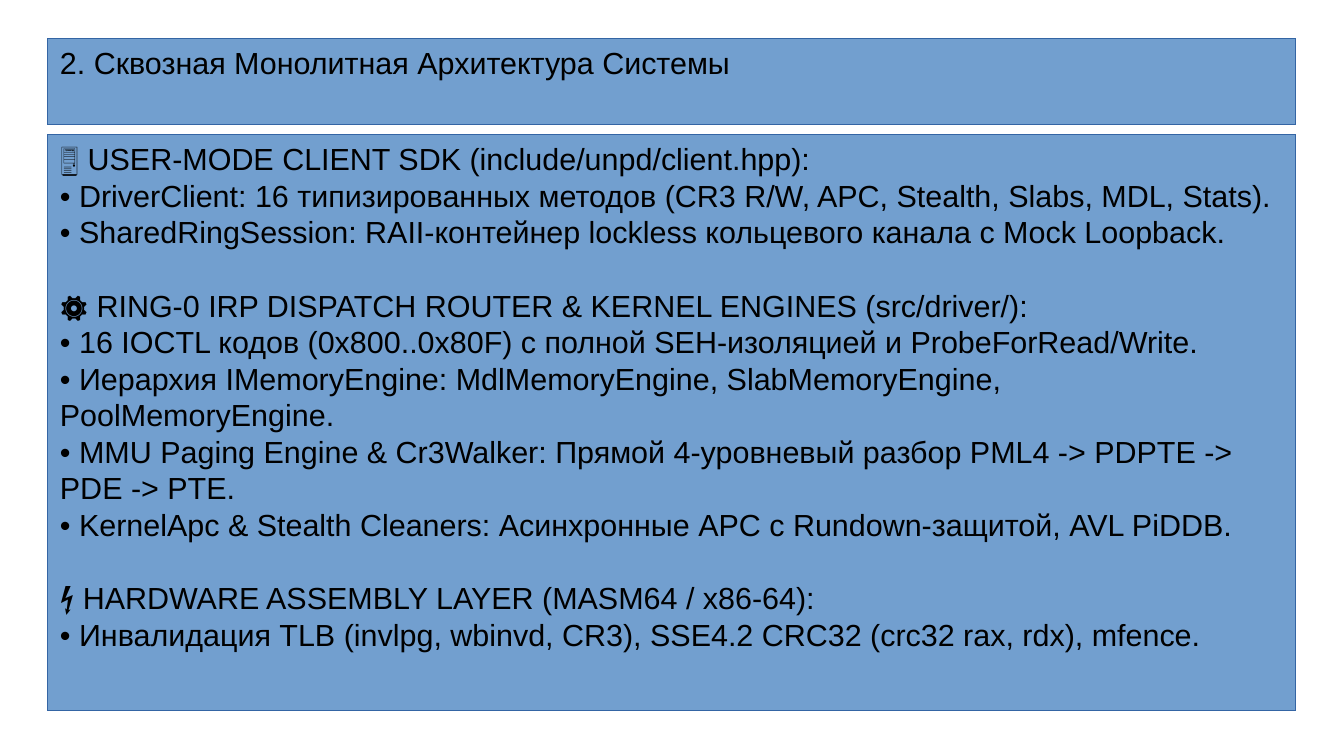
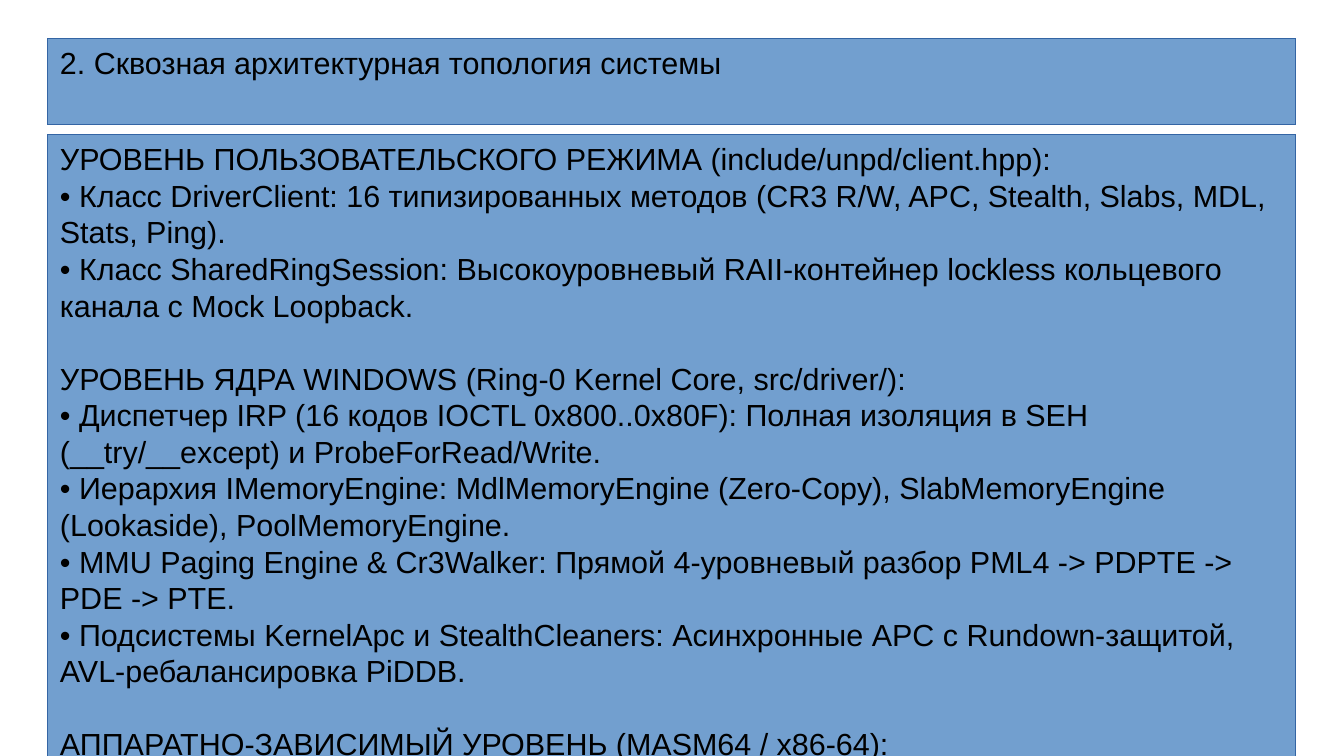
Before and after one commit to LucPrusPPi/unsolicited-non-paged-driver, a slide deck: slide 3 of docs/presentation/unpd_defense_presentation.odp. Drawn at 1344x756 pixels with LibreOffice and Linux fonts; fonts in the diff are those of the drawing. Boxes give left, top, right and bottom in pixels: in the first picture for what was removed or moved away, otherwise in the second. Text is boxed around its words. In the diff, an @@ line names an element or a change of style, - is before the commit and + after.

```diff
--- a/docs/presentation/unpd_defense_presentation.odp
+++ b/docs/presentation/unpd_defense_presentation.odp
@@ text in rectangle at [60,52,721,80]: text changed @@
-2. Сквозная Монолитная Архитектура Системы
+2. Сквозная архитектурная топология системы
@@ rectangle "УРОВЕНЬ ПОЛЬЗОВАТЕЛЬСКОГО РЕЖИМА (include/unpd/client.hpp):": place and size @@
-rectangle "УРОВЕНЬ ПОЛЬЗОВАТЕЛЬСКОГО РЕЖИМА (include/unpd/client.hpp):" at [48,134,1296,710]
+rectangle "УРОВЕНЬ ПОЛЬЗОВАТЕЛЬСКОГО РЕЖИМА (include/unpd/client.hpp):" at [48,134,1296,756]
@@ text in rectangle at [60,148,1266,542]: text changed @@
-🖥️ USER-MODE CLIENT SDK (include/unpd/client.hpp):
-• DriverClient: 16 типизированных методов (CR3 R/W, APC, Stealth, Slabs, MDL, Stats).
-• SharedRingSession: RAII-контейнер lockless кольцевого канала с Mock Loopback.
-⚙️ RING-0 IRP DISPATCH ROUTER & KERNEL ENGINES (src/driver/):
-• 16 IOCTL кодов (0x800..0x80F) с полной SEH-изоляцией и ProbeForRead/Write.
-• Иерархия IMemoryEngine: MdlMemoryEngine, SlabMemoryEngine, PoolMemoryEngine.
+УРОВЕНЬ ПОЛЬЗОВАТЕЛЬСКОГО РЕЖИМА (include/unpd/client.hpp):
+• Класс DriverClient: 16 типизированных методов (CR3 R/W, APC, Stealth, Slabs, MDL, Stats, Ping).
+• Класс SharedRingSession: Высокоуровневый RAII-контейнер lockless кольцевого канала с Mock Loopback.
+УРОВЕНЬ ЯДРА WINDOWS (Ring-0 Kernel Core, src/driver/):
+• Диспетчер IRP (16 кодов IOCTL 0x800..0x80F): Полная изоляция в SEH (__try/__except) и ProbeForRead/Write.
+• Иерархия IMemoryEngine: MdlMemoryEngine (Zero-Copy), SlabMemoryEngine (Lookaside), PoolMemoryEngine.
@@ text in rectangle at [60,623,1235,756]: text changed @@
-• KernelApc & Stealth Cleaners: Асинхронные APC с Rundown-защитой, AVL PiDDB.
-⚡ HARDWARE ASSEMBLY LAYER (MASM64 / x86-64):
-• Инвалидация TLB (invlpg, wbinvd, CR3), SSE4.2 CRC32 (crc32 rax, rdx), mfence.
+• Подсистемы KernelApc и StealthCleaners: Асинхронные APC с Rundown-защитой, AVL-ребалансировка PiDDB.
+АППАРАТНО-ЗАВИСИМЫЙ УРОВЕНЬ (MASM64 / x86-64):
+• Инвалидация TLB (invlpg, wbinvd, CR3), аппаратный SSE4.2 CRC32 (crc32 rax, rdx), барьеры mfence, lfence, sfence.
```
Also in this commit, not shown: 9 other slides changed, 2 other files.
